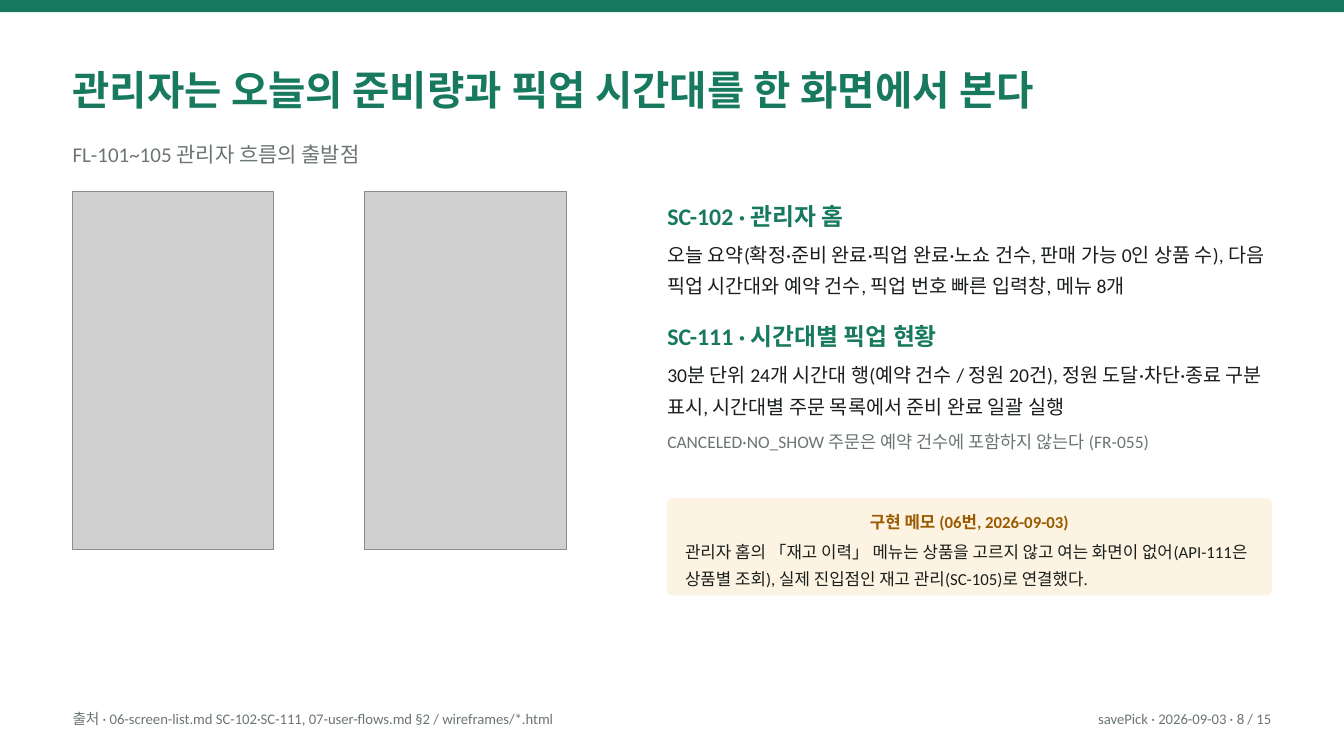
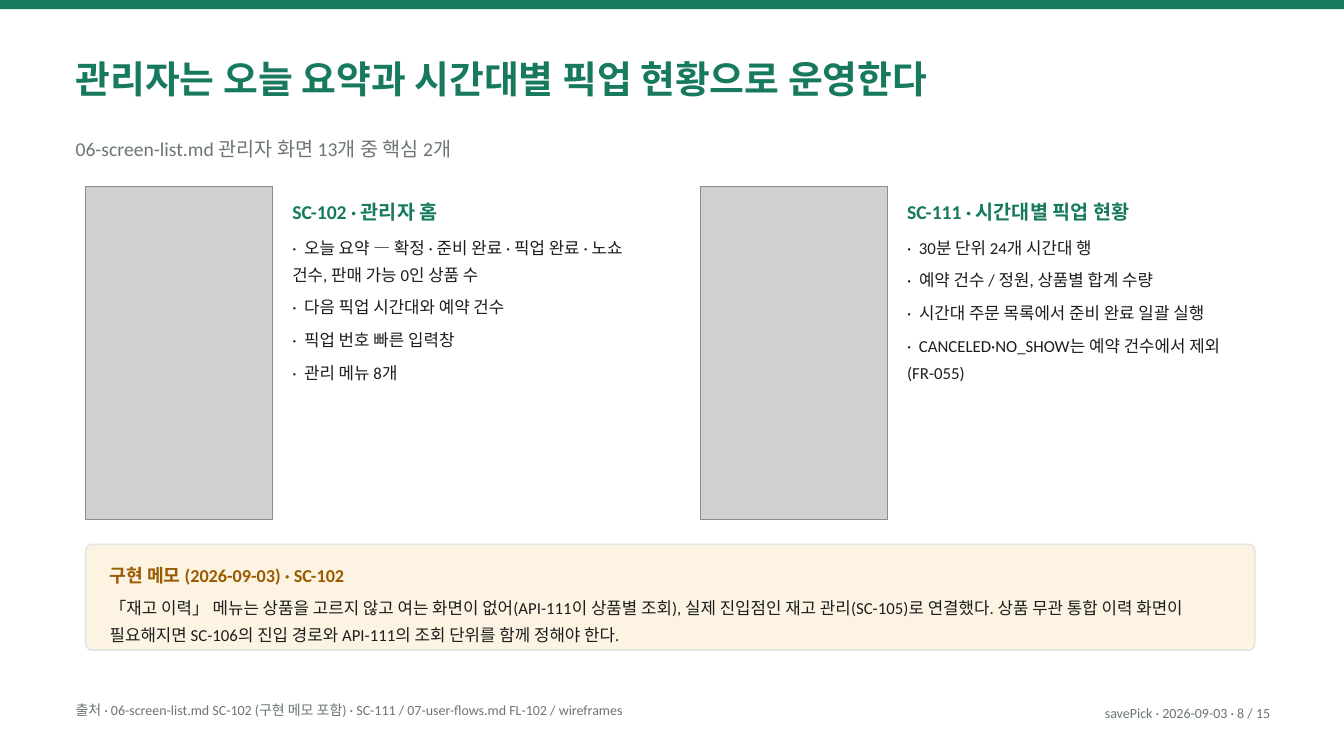
Before and after one commit to eom-tae-in/product-engineering-lab, a slide deck: slide 8 of projects/save-pick/deliverables/save-pick-overview.pptx. Drawn at 1344x756 pixels with LibreOffice and Linux fonts; fonts in the diff are those of the drawing; grey boxes stand for pictures. Boxes give left, top, right and bottom in pixels: in the first picture for what was removed or moved away, otherwise in the second. Text is boxed around its words. In the diff, an @@ line names an element or a change of style, - is before the commit and + after.

```diff
--- a/projects/save-pick/deliverables/save-pick-overview.pptx
+++ b/projects/save-pick/deliverables/save-pick-overview.pptx
@@ text at [76, 61, 927, 97]: text changed; size 29 to 27 pt @@
-관리자는 오늘의 준비량과 픽업 시간대를 한 화면에서 본다
+관리자는 오늘 요약과 시간대별 픽업 현황으로 운영한다
@@ text at [76, 140, 451, 158]: text changed; size 15 to 14 pt @@
-FL-101~105 관리자 흐름의 출발점
+06-screen-list.md 관리자 화면 13개 중 핵심 2개
@@ picture: place and size @@
-picture at [73, 192, 274, 549]
+picture at [86, 187, 273, 519]
@@ text added at [292, 202, 623, 381], 12 pt, text #1A1F1C @@
+SC-102 · 관리자 홈
+· 오늘 요약 — 확정 · 준비 완료 · 픽업 완료 · 노쇼 건수, 판매 가능 0인 상품 수
+· 다음 픽업 시간대와 예약 건수
+· 픽업 번호 빠른 입력창
+· 관리 메뉴 8개
@@ picture removed at [365, 192, 567, 549] @@
@@ text at [667, 205, 1264, 296]: paragraphs removed @@
-SC-102 · 관리자 홈
-오늘 요약(확정·준비 완료·픽업 완료·노쇼 건수, 판매 가능 0인 상품 수), 다음 픽업 시간대와 예약 건수, 픽업 번호 빠른 입력창, 메뉴 8개
@@ picture added at [701, 187, 888, 519] @@
@@ text at [907, 202, 1129, 221]: size 17 to 14 pt in "SC-111 · 시간대별 픽업 현황"; more space between paragraphs @@
@@ text "SC-111 · 시간대별 픽업 현황": place and size @@
-text "SC-111 · 시간대별 픽업 현황" at [667, 205, 1264, 451]
+text "SC-111 · 시간대별 픽업 현황" at [907, 202, 1220, 381]
@@ text at [907, 240, 1220, 381]: text changed; size 14 to 12 pt @@
-30분 단위 24개 시간대 행(예약 건수 / 정원 20건), 정원 도달·차단·종료 구분 표시, 시간대별 주문 목록에서 준비 완료 일괄 실행
-CANCELED·NO_SHOW 주문은 예약 건수에 포함하지 않는다 (FR-055)
+· 30분 단위 24개 시간대 행
+· 예약 건수 / 정원, 상품별 합계 수량
+· 시간대 주문 목록에서 준비 완료 일괄 실행
+· CANCELED·NO_SHOW는 예약 건수에서 제외 (FR-055)
@@ rounded rectangle "구현 메모 (2026-09-03) · SC-102": place and size @@
-rounded rectangle "구현 메모 (2026-09-03) · SC-102" at [667, 499, 1271, 595]
+rounded rectangle "구현 메모 (2026-09-03) · SC-102" at [86, 544, 1255, 650]
@@ rounded rectangle "구현 메모 (2026-09-03) · SC-102" at [86, 544, 1255, 650]: outline #FDF3E3 1 pt to #DFE6E2 1 pt @@
@@ text in rounded rectangle at [110, 566, 1182, 643]: text changed @@
-구현 메모 (06번, 2026-09-03)
-관리자 홈의 「재고 이력」 메뉴는 상품을 고르지 않고 여는 화면이 없어(API-111은 상품별 조회), 실제 진입점인 재고 관리(SC-105)로 연결했다.
+구현 메모 (2026-09-03) · SC-102
+「재고 이력」 메뉴는 상품을 고르지 않고 여는 화면이 없어(API-111이 상품별 조회), 실제 진입점인 재고 관리(SC-105)로 연결했다. 상품 무관 통합 이력 화면이 필요해지면 SC-106의 진입 경로와 API-111의 조회 단위를 함께 정해야 한다.
@@ text at [76, 703, 623, 717]: text changed; size 10.5 to 10 pt @@
-출처 · 06-screen-list.md SC-102·SC-111, 07-user-flows.md §2 / wireframes/*.html
+출처 · 06-screen-list.md SC-102 (구현 메모 포함) · SC-111 / 07-user-flows.md FL-102 / wireframes
@@ text "savePick · 2026-09-03 · 8 ...": place and size @@
-text "savePick · 2026-09-03 · 8 ..." at [1098, 714, 1271, 724]
+text "savePick · 2026-09-03 · 8 ..." at [1105, 708, 1270, 718]
@@ text "savePick · 2026-09-03 · 8 ..." at [1105, 708, 1270, 718]: size 10.5 to 10 pt; more space between paragraphs @@
```
Also in this commit, not shown: 14 other slides changed, 2 other files.
